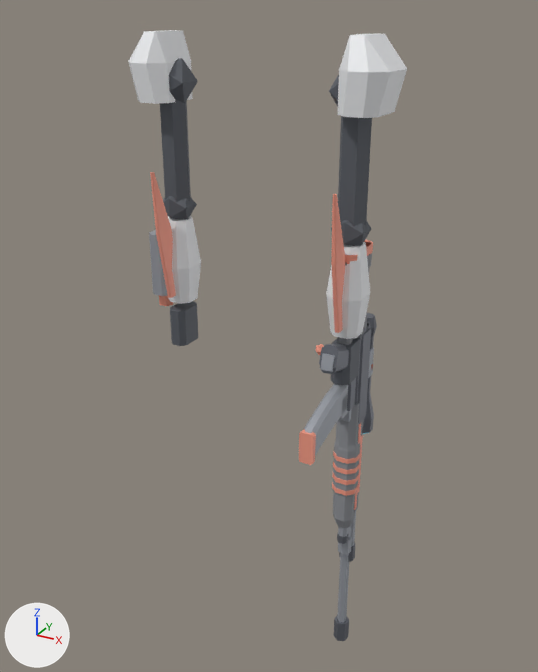
Before and after pictures for a commit that changed the glTF model game/player/robot/specter_arms.glb.
Before and after are seen from a 50 mm lens placed at (0.785, -1.385, 1.543), pointed at (-0.002, 0.045, 0.828). Arrows for +X, +Y and +Z are at lower left; the lights stay in place. The first picture is the older version. Vertices at exactly the same position are counted once.

The first picture shows 'SpecterArms'.
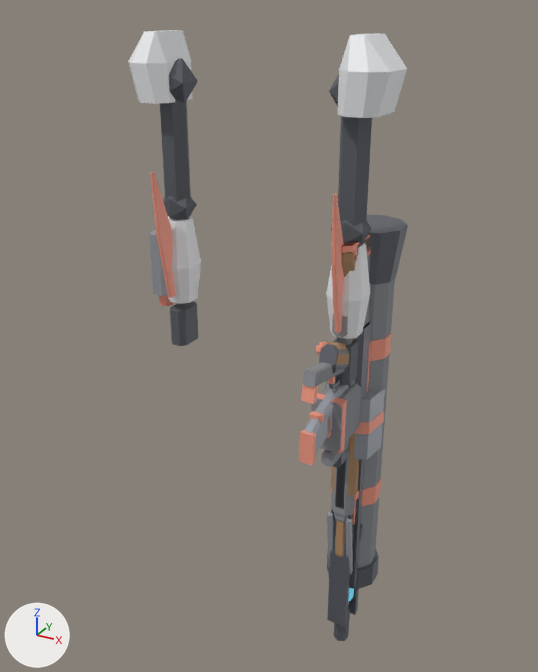
What changed in the scene script:
```text
Change me_specterarms:
    remove me_specterarms.from_pydata(...)  # 1264 vertices, 2200 faces; spans x -0.29..0.29, y -0.19..0.15, z -0.03..1.5
    add me_specterarms.from_pydata(...)  # 3358 vertices, 5795 faces; spans x -0.29..0.29, y -0.19..0.19, z -0.03..1.5
    me_specterarms part 1: the loose piece of 16 vertices spanning x 0.2..0.23, y -0.1..0.03, z 0.81..0.9 is copied, and the copy is moved by (0.0, -0.01, 0.0), in mat_revolver_gun (grey #73767e); it spans x 0.2..0.23, y -0.1..0.02, z 0.81..0.9
    me_specterarms part 2: the loose piece of 16 vertices spanning x 0.2..0.23, y -0.1..0.03, z 0.81..0.9 is copied, and the copy is scaled about its middle by (0.998, 0.742, 0.79), then moved by (0.0, -0.02, 0.0), in mat_revolver_wood (brown #ad8965); it spans x 0.19..0.23, y -0.1..0.0, z 0.82..0.9
    me_specterarms part 3: the loose piece of 8 vertices spanning x 0.21..0.22, y -0.02..-0.01, z 0.76..0.83 is copied, and the copy is scaled about its middle by (2.33, 1.14, 0.542), then moved by (0.0, -0.17, 0.04), in mat_machine_pistol_accent (beige #f9a089); it spans x 0.2..0.23, y -0.19..-0.17, z 0.82..0.85
    me_specterarms part 4: the loose piece of 16 vertices spanning x 0.19..0.24, y 0.02..0.05, z 0.7..0.89 is copied, and the copy is turned 78 degrees about the x axis through its middle and scaled by 1.09, then moved by (0.0, -0.11, 0.05), in mat_machine_pistol_polymer (grey #8e9095); it spans x 0.2..0.23, y -0.19..0.03, z 0.81..0.89
    me_specterarms part 5: a new loose piece, a box spanning x 0.179..0.251, y 0.041..0.059, z 0.175..0.705, in mat_break_action_gun (grey #73767e)
    me_specterarms part 6: a new loose piece, a box spanning x 0.181..0.249, y 0.025..0.045, z 0.455..0.475, in mat_break_action_accent (beige #f9a089)
    me_specterarms part 7: 1714 vertices added at x 0.12..0.29, y -0.15..0.19, z 0.04..1.12
    other edits to the shape of me_specterarms do not show in these pictures
    add me_specterarms.materials.append(mat_revolver_gun)  # grey #73767e
    add me_specterarms.materials.append(mat_revolver_detail)  # grey #a2a6ad
    add me_specterarms.materials.append(mat_revolver_accent)  # beige #f9a089
    add me_specterarms.materials.append(mat_revolver_wood)  # brown #ad8965
    add me_specterarms.materials.append(mat_machine_pistol_gun)  # grey #73767e
    add me_specterarms.materials.append(mat_machine_pistol_detail)  # grey #a2a6ad
    add me_specterarms.materials.append(mat_machine_pistol_accent)  # beige #f9a089
    add me_specterarms.materials.append(mat_machine_pistol_polymer)  # grey #8e9095
    add me_specterarms.materials.append(mat_break_action_gun)  # grey #73767e
    add me_specterarms.materials.append(mat_break_action_detail)  # grey #a2a6ad
    add me_specterarms.materials.append(mat_break_action_accent)  # beige #f9a089
    add me_specterarms.materials.append(mat_break_action_wood)  # brown #ad8965
    add me_specterarms.materials.append(mat_smg_gun)  # grey #73767e
    add me_specterarms.materials.append(mat_smg_detail)  # grey #a2a6ad
    add me_specterarms.materials.append(mat_smg_accent)  # beige #f9a089
    add me_specterarms.materials.append(mat_smg_lens)  # dark blue #3f5969, glowing cyan #59b3cb
    add me_specterarms.materials.append(mat_smg_polymer)  # grey #8e9095
    add me_specterarms.materials.append(mat_burst_rifle_gun)  # grey #73767e
    add me_specterarms.materials.append(mat_burst_rifle_detail)  # grey #a2a6ad
    add me_specterarms.materials.append(mat_burst_rifle_accent)  # beige #f9a089
    add me_specterarms.materials.append(mat_burst_rifle_lens)  # dark blue #3f5969, glowing cyan #59b3cb
    add me_specterarms.materials.append(mat_burst_rifle_polymer)  # grey #8e9095
    add me_specterarms.materials.append(mat_lmg_gun)  # grey #73767e
    add me_specterarms.materials.append(mat_lmg_detail)  # grey #a2a6ad
    add me_specterarms.materials.append(mat_lmg_accent)  # beige #f9a089
    add me_specterarms.materials.append(mat_lmg_polymer)  # grey #8e9095
    add me_specterarms.materials.append(mat_lever_action_gun)  # grey #73767e
    add me_specterarms.materials.append(mat_lever_action_detail)  # grey #a2a6ad
    add me_specterarms.materials.append(mat_lever_action_accent)  # beige #f9a089
    add me_specterarms.materials.append(mat_lever_action_wood)  # brown #ad8965
    add me_specterarms.materials.append(mat_bolt_action_gun)  # grey #73767e
    add me_specterarms.materials.append(mat_bolt_action_detail)  # grey #a2a6ad
    add me_specterarms.materials.append(mat_bolt_action_accent)  # beige #f9a089
    add me_specterarms.materials.append(mat_bolt_action_wood)  # brown #ad8965
    add me_specterarms.materials.append(mat_railgun_gun)  # grey #73767e
    add me_specterarms.materials.append(mat_railgun_detail)  # grey #a2a6ad
    add me_specterarms.materials.append(mat_railgun_accent)  # beige #f9a089
    add me_specterarms.materials.append(mat_railgun_lens)  # dark blue #3f5969, glowing cyan #59b3cb
    add me_specterarms.materials.append(mat_railgun_polymer)  # grey #8e9095
    add me_specterarms.materials.append(mat_rocket_launcher_gun)  # grey #73767e
    add me_specterarms.materials.append(mat_rocket_launcher_detail)  # grey #a2a6ad
    add me_specterarms.materials.append(mat_rocket_launcher_accent)  # beige #f9a089
    add me_specterarms.materials.append(mat_rocket_launcher_lens)  # dark blue #3f5969, glowing cyan #59b3cb
    add me_specterarms.materials.append(mat_rocket_launcher_polymer)  # grey #8e9095
    add me_specterarms.materials.append(mat_grenade_launcher_gun)  # grey #73767e
    add me_specterarms.materials.append(mat_grenade_launcher_detail)  # grey #a2a6ad
    add me_specterarms.materials.append(mat_grenade_launcher_accent)  # beige #f9a089
    add me_specterarms.materials.append(mat_grenade_launcher_polymer)  # grey #8e9095
```

Changed parts and their boxes (x1, y1, x2, y2) in the pictures (538 x 672 px):
'SpecterArms', reshaped
    before: (128, 30, 407, 641)
    after: (128, 30, 408, 641)
part 1 of me_specterarms, added
    after: (319, 344, 338, 366)
part 2 of me_specterarms, added
    after: (334, 354, 349, 366)
part 3 of me_specterarms, added
    after: (301, 384, 318, 404)
part 4 of me_specterarms, added
    after: (303, 362, 344, 388)
part 5 of me_specterarms, added
    after: (329, 459, 364, 587)
part 6 of me_specterarms, added
    after: (330, 488, 359, 500)
part 7 of me_specterarms, added
    after: (309, 215, 408, 627)
